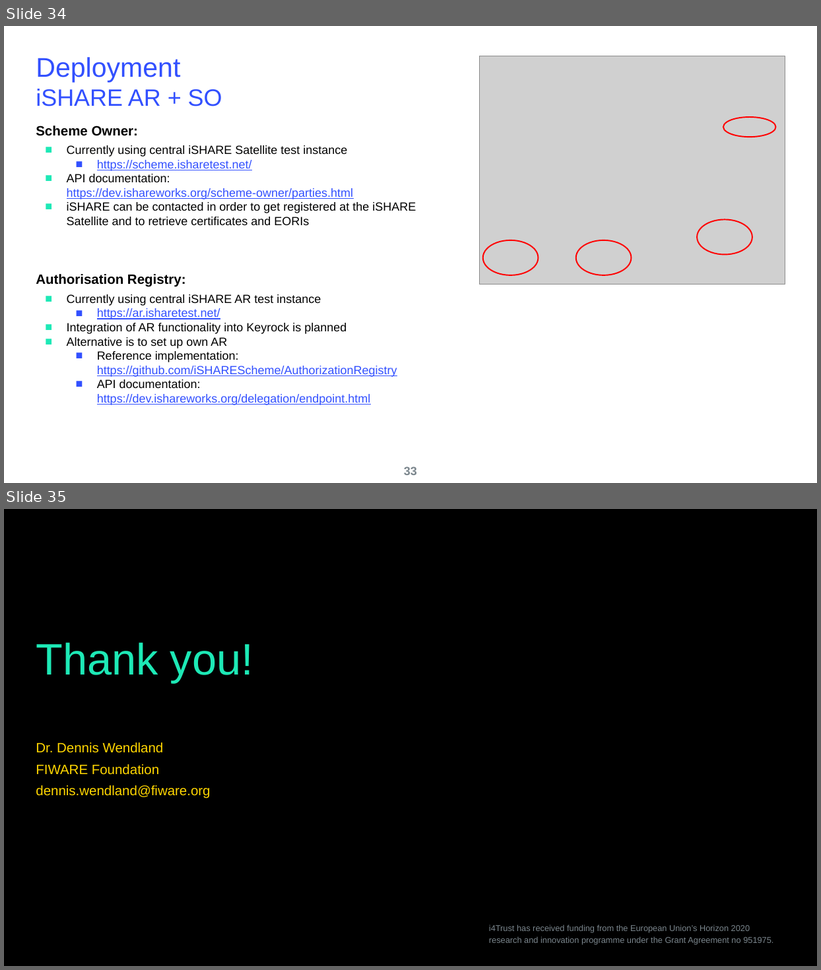
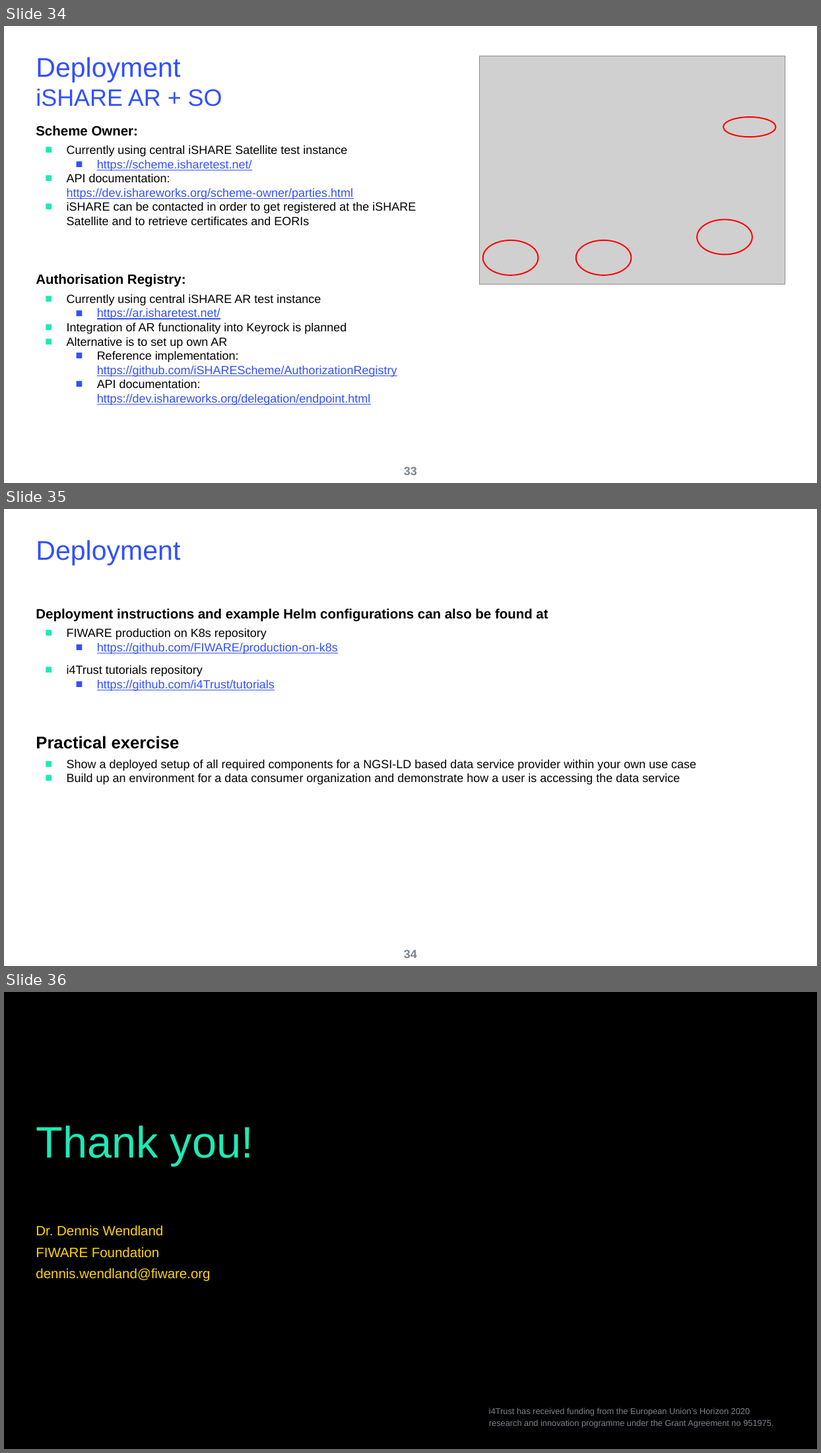
Before and after one commit to i4Trust/training, a slide deck: 2_Technology/Reference_Example-Detailed_walktrough/Slides_Walkthrough.pptx. Shown one above the other, each under a label of ours: slides 34 and 35 before the commit, slides 34, 35 and 36 after it. The pictures are 821x970 and 821x1453 pixels, drawn with LibreOffice and Linux fonts; fonts in the diff are those of the drawing; grey boxes stand for pictures; background and template pictures are left out. Boxes give left, top, right and bottom in pixels: in the first picture for what was removed or moved away, otherwise in the second. Text is boxed around its words. In the diff, an @@ line names an element or a change of style, - is before the commit and + after.

```diff
--- a/2_Technology/Reference_Example-Detailed_walktrough/Slides_Walkthrough.pptx
+++ b/2_Technology/Reference_Example-Detailed_walktrough/Slides_Walkthrough.pptx
@@ slide 35 added at bbox=[4, 509, 817, 966], background #FFFFFF @@
@@ title added at bbox=[36, 540, 180, 565], 32 pt, text #3250FF @@
+Deployment
@@ text added at bbox=[36, 609, 696, 785], 14 pt, text #000000 @@
+Deployment instructions and example Helm configurations can also be found at
+■ FIWARE production on K8s repository
+  ■ https://github.com/FIWARE/production-on-k8s
+■ i4Trust tutorials repository
+  ■ https://github.com/i4Trust/tutorials
+Practical exercise
+■ Show a deployed setup of all required components for a NGSI-LD based data service provider within your own use case
+■ Build up an environment for a data consumer organization and demonstrate how a user is accessing the data service
@@ page number added at bbox=[404, 950, 417, 958], 14 pt, text #7A858C, bold @@
+34
@@ what was slide 35 is now slide 36 @@
```
Also in this commit, not shown: 8 slides changed, 1 other file.
